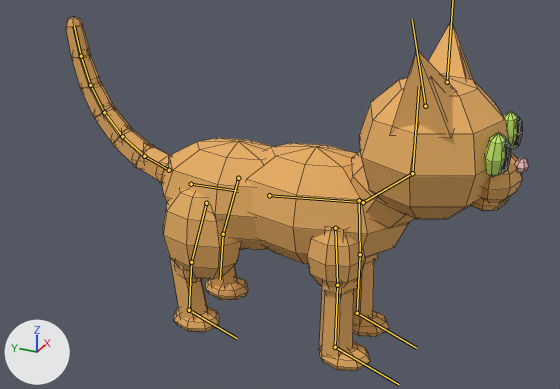
An edit to the FBX model unity/CozyCatsAssets/Assets/Cat/CatModel.fbx, drawn before and after from the same camera.
Camera for both pictures: a 50 mm lens placed at (-0.851, -0.368, 0.635), pointed at (0.014, 0.022, 0.202). The lights are fixed; the arrows at lower left show +X, +Y and +Z. The picture after the commit comes second. The bones that change, and the others that lie on the model, are drawn over the model as lines. Mesh edges are drawn as thin lines.

In view in the first picture: 'CatMesh'.
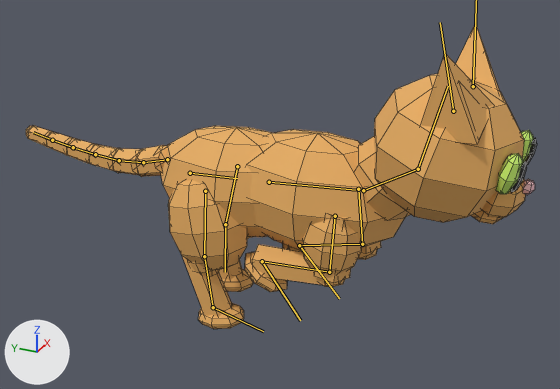
The newer file adds an action. The first version stands in its rest pose; the second is drawn at frame 3 of the action 'CatRig|Run'.

Pixel boxes (x1, y1, x2, y2) of what changed, in the pictures (560 x 389 px):
'CatMesh', posed (10% wider, 14% shorter): before (66, 17, 529, 371); after (26, 23, 537, 329)
bone 'Hips', root to tip: before (191, 184) to (238, 191); after (190, 173) to (237, 178)
bone 'Spine', root to tip: before (269, 195) to (357, 202); after (269, 182) to (357, 190)
bone 'Neck', root to tip: before (363, 202) to (412, 173); after (363, 190) to (418, 169)
bone 'Head', root to tip: before (412, 173) to (419, 86); after (418, 169) to (448, 86)
bone 'Ear.L', root to tip: before (425, 106) to (412, 19); after (453, 111) to (440, 22)
bone 'FrontUpper.R', root to tip: before (359, 200) to (360, 254); after (358, 189) to (362, 244)
bone 'FrontLower.R', root to tip: before (360, 254) to (357, 313); after (362, 244) to (299, 245)
bone 'FrontPaw.R', root to tip: before (357, 313) to (416, 348); after (299, 245) to (339, 298)
bone 'FrontUpper.L', root to tip: before (335, 228) to (337, 285); after (335, 216) to (329, 272)
bone 'FrontLower.L', root to tip: before (337, 285) to (335, 347); after (329, 272) to (262, 261)
bone 'FrontPaw.L', root to tip: before (335, 347) to (399, 384); after (262, 261) to (300, 320)
bone 'Thigh.R', root to tip: before (238, 178) to (223, 234); after (237, 166) to (225, 224)
bone 'Thigh.L', root to tip: before (206, 203) to (191, 262); after (205, 191) to (204, 256)
bone 'BackPaw.L', root to tip: before (189, 310) to (237, 338); after (213, 307) to (263, 331)
bone 'Tail.0', root to tip: before (169, 170) to (144, 156); after (167, 159) to (143, 162)
bone 'Tail.1', root to tip: before (144, 156) to (122, 136); after (143, 162) to (119, 160)
bone 'Tail.2', root to tip: before (122, 136) to (104, 112); after (119, 160) to (95, 154)
bone 'Tail.3', root to tip: before (104, 112) to (90, 85); after (95, 154) to (73, 147)
bone 'Tail.4', root to tip: before (90, 85) to (81, 56); after (73, 147) to (52, 140)
bone 'Tail.5', root to tip: before (81, 56) to (74, 25); after (52, 140) to (33, 132)

Edits to the bpy script that builds the scene:
```text
Change bone_hips:
    where bone_hips = bpy.data.objects['CatRig'].pose.bones['Hips']  # child of 'Root'
    bone_hips.location: (0.0, 0.0, 0.0) -> (0.0, 0.0, 0.016)
    bone_hips.rotation_quaternion: (1.0, 0.0, 0.0, 0.0) -> (1.0, 0.013, 0.0, 0.0)  # degrees (0, 0, 0) -> degrees (2, 0, 0)
Change bone_spine:
    where bone_spine = bpy.data.objects['CatRig'].pose.bones['Spine']  # child of 'Hips'
    bone_spine.rotation_quaternion: (1.0, 0.0, 0.0, 0.0) -> (1.0, -0.026, 0.0, 0.0)  # degrees (0, 0, 0) -> degrees (-3, 0, 0)
Change bone_neck:
    where bone_neck = bpy.data.objects['CatRig'].pose.bones['Neck']  # child of 'Spine'
    bone_neck.rotation_quaternion: (1.0, 0.0, 0.0, 0.0) -> (0.998, -0.06, 0.0, 0.0)  # degrees (0, 0, 0) -> degrees (-7, 0, 0)
Change bone_head:
    where bone_head = bpy.data.objects['CatRig'].pose.bones['Head']  # child of 'Neck'
    bone_head.rotation_quaternion: (1.0, 0.0, 0.0, 0.0) -> (0.999, 0.052, 0.0, 0.0)  # degrees (0, 0, 0) -> degrees (6, 0, 0)
Change bone_ear_r:
    where bone_ear_r = bpy.data.objects['CatRig'].pose.bones['Ear.R']  # child of 'Head'
    bone_ear_r.rotation_quaternion: (1.0, 0.0, 0.0, 0.0) -> (0.991, -0.131, 0.0, 0.0)  # degrees (0, 0, 0) -> degrees (-15, 0, 0)
Change bone_ear_l:
    where bone_ear_l = bpy.data.objects['CatRig'].pose.bones['Ear.L']  # child of 'Head'
    bone_ear_l.rotation_quaternion: (1.0, 0.0, 0.0, 0.0) -> (0.991, -0.131, 0.0, 0.0)  # degrees (0, 0, 0) -> degrees (-15, 0, 0)
Change bone_frontupper_r:
    where bone_frontupper_r = bpy.data.objects['CatRig'].pose.bones['FrontUpper.R']  # child of 'Spine'
    bone_frontupper_r.rotation_quaternion: (1.0, 0.0, 0.0, 0.0) -> (0.999, 0.039, 0.0, 0.0)  # degrees (0, 0, 0) -> degrees (5, 0, 0)
Change bone_frontlower_r:
    where bone_frontlower_r = bpy.data.objects['CatRig'].pose.bones['FrontLower.R']  # child of 'FrontUpper.R'
    bone_frontlower_r.rotation_quaternion: (1.0, 0.0, 0.0, 0.0) -> (0.77, -0.638, 0.0, 0.0)  # degrees (0, 0, 0) -> degrees (-79, 0, 0)
Change bone_frontpaw_r:
    where bone_frontpaw_r = bpy.data.objects['CatRig'].pose.bones['FrontPaw.R']  # child of 'FrontLower.R'
    bone_frontpaw_r.rotation_quaternion: (1.0, 0.0, 0.0, 0.0) -> (0.916, 0.401, 0.0, 0.0)  # degrees (0, 0, 0) -> degrees (47, 0, 0)
Change bone_frontupper_l:
    where bone_frontupper_l = bpy.data.objects['CatRig'].pose.bones['FrontUpper.L']  # child of 'Spine'
    bone_frontupper_l.rotation_quaternion: (1.0, 0.0, 0.0, 0.0) -> (0.999, -0.049, 0.0, 0.0)  # degrees (0, 0, 0) -> degrees (-6, 0, 0)
Change bone_frontlower_l:
    where bone_frontlower_l = bpy.data.objects['CatRig'].pose.bones['FrontLower.L']  # child of 'FrontUpper.L'
    bone_frontlower_l.rotation_quaternion: (1.0, 0.0, 0.0, 0.0) -> (0.773, -0.635, 0.0, 0.0)  # degrees (0, 0, 0) -> degrees (-79, 0, 0)
Change bone_frontpaw_l:
    where bone_frontpaw_l = bpy.data.objects['CatRig'].pose.bones['FrontPaw.L']  # child of 'FrontLower.L'
    bone_frontpaw_l.rotation_quaternion: (1.0, 0.0, 0.0, 0.0) -> (0.899, 0.439, 0.0, 0.0)  # degrees (0, 0, 0) -> degrees (52, 0, 0)
Change bone_thigh_r:
    where bone_thigh_r = bpy.data.objects['CatRig'].pose.bones['Thigh.R']  # child of 'Hips'
    bone_thigh_r.rotation_quaternion: (1.0, 0.0, 0.0, 0.0) -> (1.0, 0.015, 0.0, 0.0)  # degrees (0, 0, 0) -> degrees (2, 0, 0)
Change bone_thigh_l:
    where bone_thigh_l = bpy.data.objects['CatRig'].pose.bones['Thigh.L']  # child of 'Hips'
    bone_thigh_l.rotation_quaternion: (1.0, 0.0, 0.0, 0.0) -> (0.995, 0.099, 0.0, 0.0)  # degrees (0, 0, 0) -> degrees (11, 0, 0)
Change bone_backpaw_l:
    where bone_backpaw_l = bpy.data.objects['CatRig'].pose.bones['BackPaw.L']  # child of 'BackLower.L'
    bone_backpaw_l.rotation_quaternion: (1.0, 0.0, 0.0, 0.0) -> (0.999, -0.049, 0.0, 0.0)  # degrees (0, 0, 0) -> degrees (-6, 0, 0)
Change bone_tail_0:
    where bone_tail_0 = bpy.data.objects['CatRig'].pose.bones['Tail.0']  # child of 'Hips'
    bone_tail_0.rotation_quaternion: (1.0, 0.0, 0.0, 0.0) -> (0.956, -0.292, 0.0, 0.0)  # degrees (0, 0, 0) -> degrees (-34, 0, 0)
Change bone_tail_1:
    where bone_tail_1 = bpy.data.objects['CatRig'].pose.bones['Tail.1']  # child of 'Tail.0'
    bone_tail_1.rotation_quaternion: (1.0, 0.0, 0.0, 0.0) -> (0.999, -0.038, 0.0, 0.001)  # degrees (0, 0, 0) -> degrees (-4, 0, 0)
Change bone_tail_2:
    where bone_tail_2 = bpy.data.objects['CatRig'].pose.bones['Tail.2']  # child of 'Tail.1'
    bone_tail_2.rotation_quaternion: (1.0, 0.0, 0.0, 0.0) -> (0.998, -0.067, -0.001, -0.012)  # degrees (0, 0, 0) -> degrees (-8, 0, -1)
Change bone_tail_3:
    where bone_tail_3 = bpy.data.objects['CatRig'].pose.bones['Tail.3']  # child of 'Tail.2'
    bone_tail_3.rotation_quaternion: (1.0, 0.0, 0.0, 0.0) -> (0.996, -0.09, -0.002, -0.022)  # degrees (0, 0, 0) -> degrees (-10, 0, -2)
Change bone_tail_4:
    where bone_tail_4 = bpy.data.objects['CatRig'].pose.bones['Tail.4']  # child of 'Tail.3'
    bone_tail_4.rotation_quaternion: (1.0, 0.0, 0.0, 0.0) -> (0.995, -0.095, -0.002, -0.026)  # degrees (0, 0, 0) -> degrees (-11, -1, -3)
Change bone_tail_5:
    where bone_tail_5 = bpy.data.objects['CatRig'].pose.bones['Tail.5']  # child of 'Tail.4'
    bone_tail_5.rotation_quaternion: (1.0, 0.0, 0.0, 0.0) -> (0.997, -0.08, -0.002, -0.024)  # degrees (0, 0, 0) -> degrees (-9, 0, -3)
```
